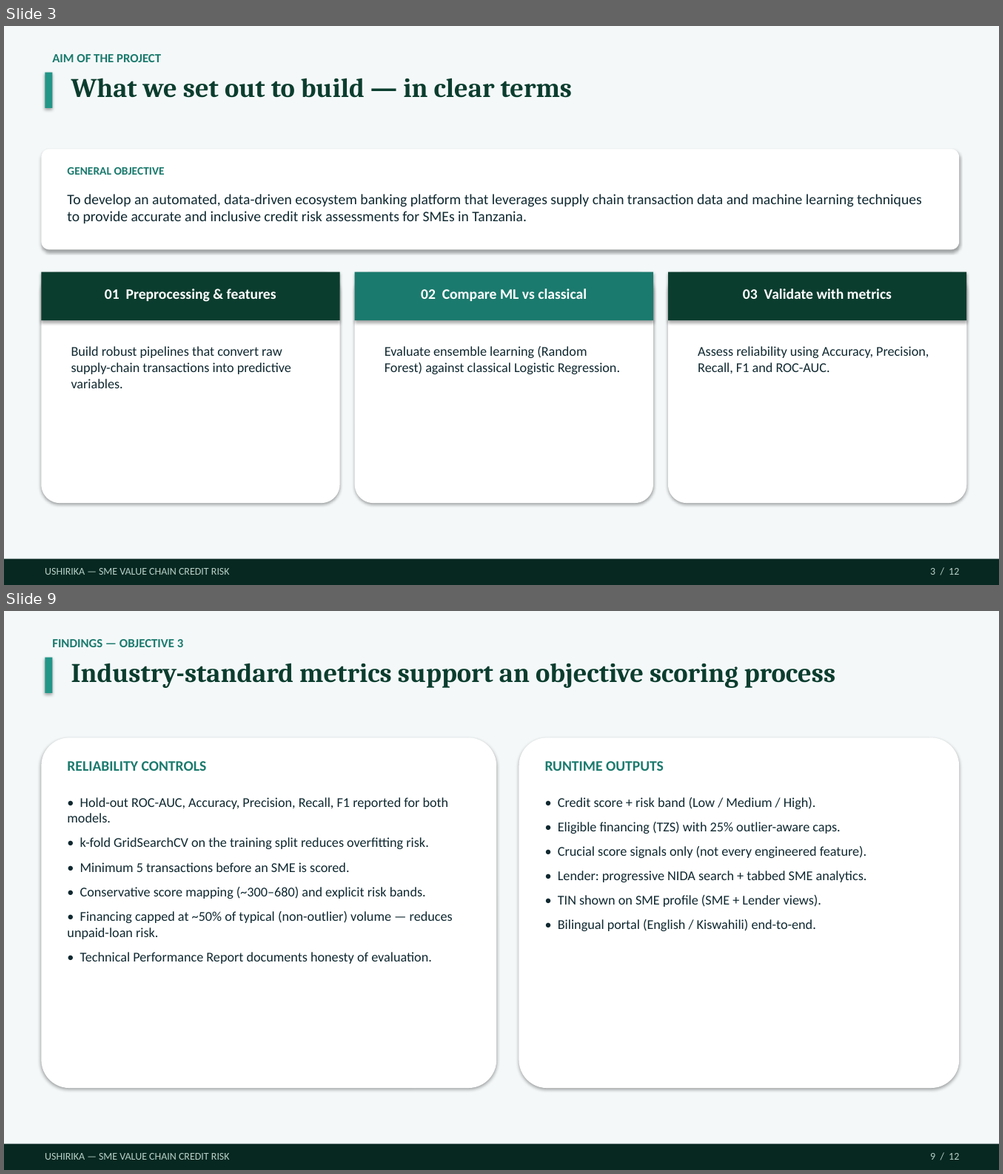
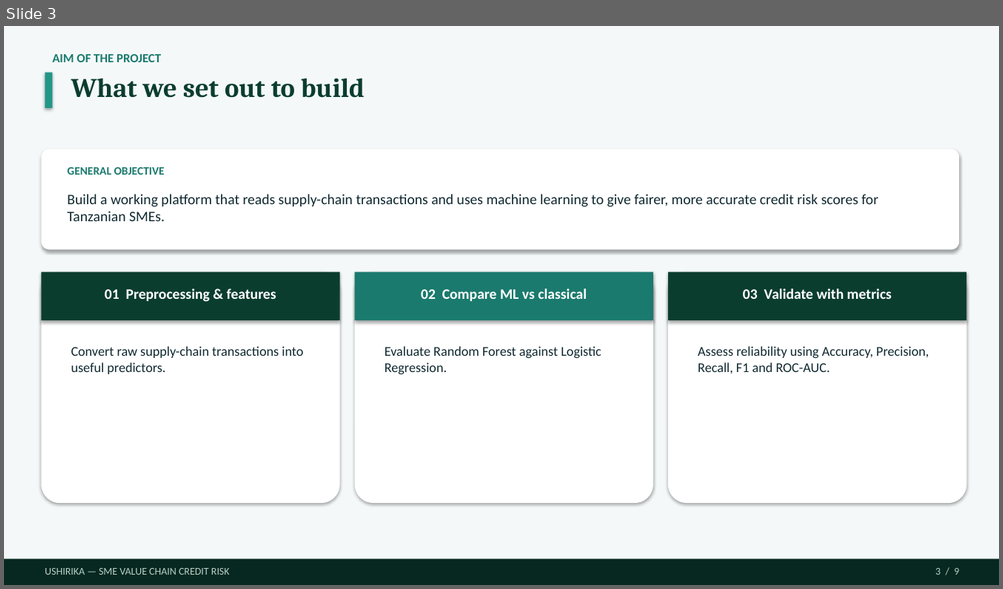
Before and after one commit to Dmmkuliku/ushirika-sme-credit, a slide deck: Presentation/Ushirika_Group15_Defence_v13.pptx. Shown one above the other, each under a label of ours: slides 3 and 9 before the commit, slide 3 after it; the slides between them are not shown. The pictures are 1003x1174 and 1003x589 pixels, drawn with LibreOffice and Linux fonts; fonts in the diff are those of the drawing. Boxes give left, top, right and bottom in pixels: in the first picture for what was removed or moved away, otherwise in the second. Text is boxed around its words. In the diff, an @@ line names an element or a change of style, - is before the commit and + after.

```diff
--- a/Presentation/Ushirika_Group15_Defence_v13.pptx
+++ b/Presentation/Ushirika_Group15_Defence_v13.pptx
@@ slide 9 removed at (x1=4, y1=611, x2=999, y2=1170), background #FFFFFF @@
@@ rectangle removed at (x1=4, y1=611, x2=999, y2=1170) @@
@@ text removed at (x1=52, y1=639, x2=183, y2=647) @@
-FINDINGS — OBJECTIVE 3
@@ rectangle removed at (x1=45, y1=658, x2=53, y2=693) @@
@@ text removed at (x1=71, y1=663, x2=835, y2=688) @@
-Industry-standard metrics support an objective scoring process
@@ rounded rectangle removed at (x1=41, y1=738, x2=496, y2=1088) @@
@@ rounded rectangle removed at (x1=519, y1=738, x2=959, y2=1088) @@
@@ text removed at (x1=67, y1=761, x2=207, y2=771) @@
-RELIABILITY CONTROLS
@@ text removed at (x1=545, y1=761, x2=663, y2=771) @@
-RUNTIME OUTPUTS
@@ text removed at (x1=67, y1=797, x2=452, y2=964) @@
-• Hold-out ROC-AUC, Accuracy, Precision, Recall, F1 reported for both models.
-• k-fold GridSearchCV on the training split reduces overfitting risk.
-• Minimum 5 transactions before an SME is scored.
-• Conservative score mapping (~300–680) and explicit risk bands.
-• Financing capped at ~50% of typical (non-outlier) volume — reduces unpaid-loan risk.
-• Technical Performance Report documents honesty of evaluation.
@@ text removed at (x1=558, y1=797, x2=867, y2=931) @@
-• Credit score + risk band (Low / Medium / High).
-• Eligible financing (TZS) with 25% outlier-aware caps.
-• Crucial score signals only (not every engineered feature).
-• Lender: progressive NIDA search + tabbed SME analytics.
-• TIN shown on SME profile (SME + Lender views).
-• Bilingual portal (English / Kiswahili) end-to-end.
@@ rectangle removed at (x1=4, y1=1145, x2=999, y2=1170) @@
@@ text removed at (x1=45, y1=1153, x2=230, y2=1160) @@
-USHIRIKA — SME VALUE CHAIN CREDIT RISK
@@ text removed at (x1=930, y1=1153, x2=959, y2=1160) @@
-9 / 12
@@ slide 3 changed as well @@
@@ text at (x1=71, y1=78, x2=364, y2=98): text changed @@
-What we set out to build — in clear terms
+What we set out to build
@@ text at (x1=67, y1=194, x2=878, y2=221): text changed @@
-To develop an automated, data-driven ecosystem banking platform that leverages supply chain transaction data and machine learning techniques to provide accurate and inclusive credit risk assessments for SMEs in Tanzania.
+Build a working platform that reads supply-chain transactions and uses machine learning to give fairer, more accurate credit risk scores for Tanzanian SMEs.
@@ text at (x1=71, y1=346, x2=303, y2=375): text changed @@
-Build robust pipelines that convert raw supply-chain transactions into predictive variables.
+Convert raw supply-chain transactions into useful predictors.
@@ text at (x1=384, y1=346, x2=601, y2=375): text changed @@
-Evaluate ensemble learning (Random Forest) against classical Logistic Regression.
+Evaluate Random Forest against Logistic Regression.
@@ text at (x1=935, y1=568, x2=959, y2=575): text changed @@
-3 / 12
+3 / 9
```
Also in this commit, not shown: 6 other slides changed, 2 slides added, 4 other slides removed, 3 other files.
